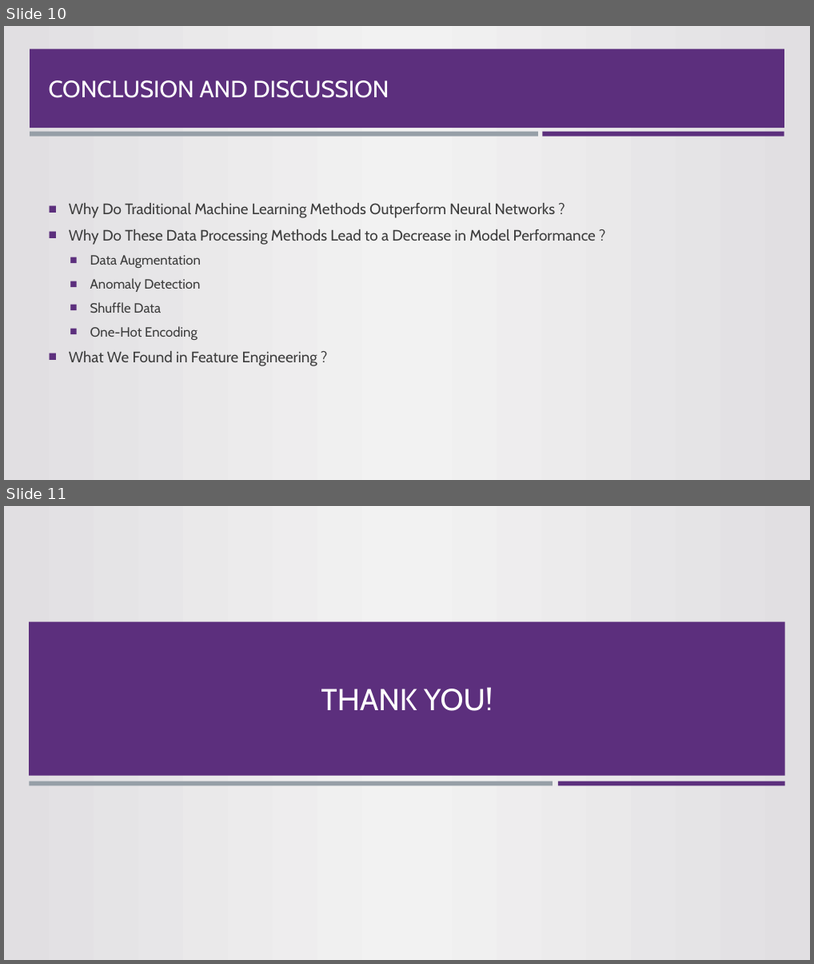
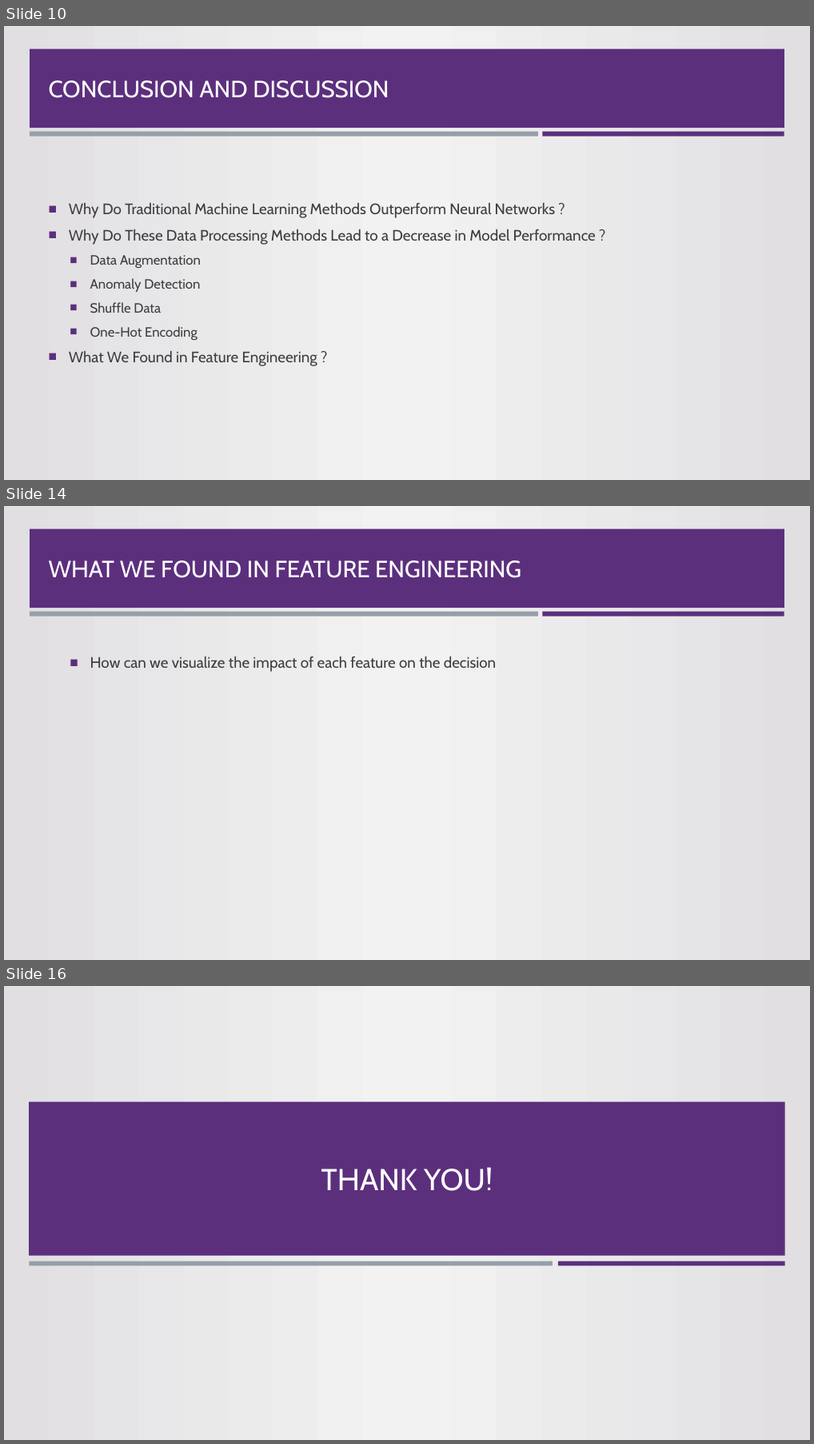
Before and after one commit to sunyrain/MLTask, a slide deck: Presentation.pptx. Shown one above the other, each under a label of ours: slides 10 and 11 before the commit, slides 10, 14 and 16 after it; the slides between them are not shown. The pictures are 814x964 and 814x1444 pixels, drawn with LibreOffice and Linux fonts; fonts in the diff are those of the drawing; background and template pictures are left out. Boxes give left, top, right and bottom in pixels: in the first picture for what was removed or moved away, otherwise in the second. Text is boxed around its words. In the diff, an @@ line names an element or a change of style, - is before the commit and + after.

```diff
--- a/Presentation.pptx
+++ b/Presentation.pptx
@@ slide 14 added at (x1=4, y1=506, x2=810, y2=960), background gradient #E1DFE2 to #F2F2F2; not listed: 3 template elements that a slide beside it also shows @@
@@ title added at (x1=49, y1=560, x2=522, y2=578), 28 pt, text #FFFFFF @@
+WHAT WE FOUND IN FEATURE ENGINEERING
@@ text added at (x1=90, y1=656, x2=497, y2=672), 18 pt, text #3D3D3D @@
+  ■ How can we visualize the impact of each feature on the decision
@@ what was slide 11 is now slide 16 @@
```
Also in this commit, not shown: 2 slides changed, 4 other slides added.
